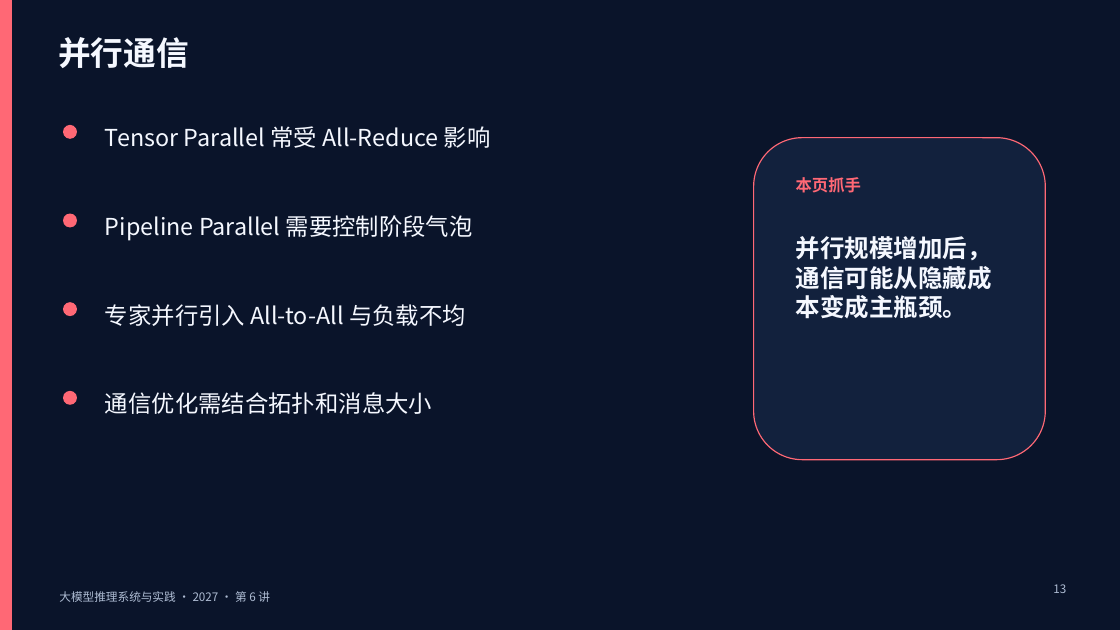
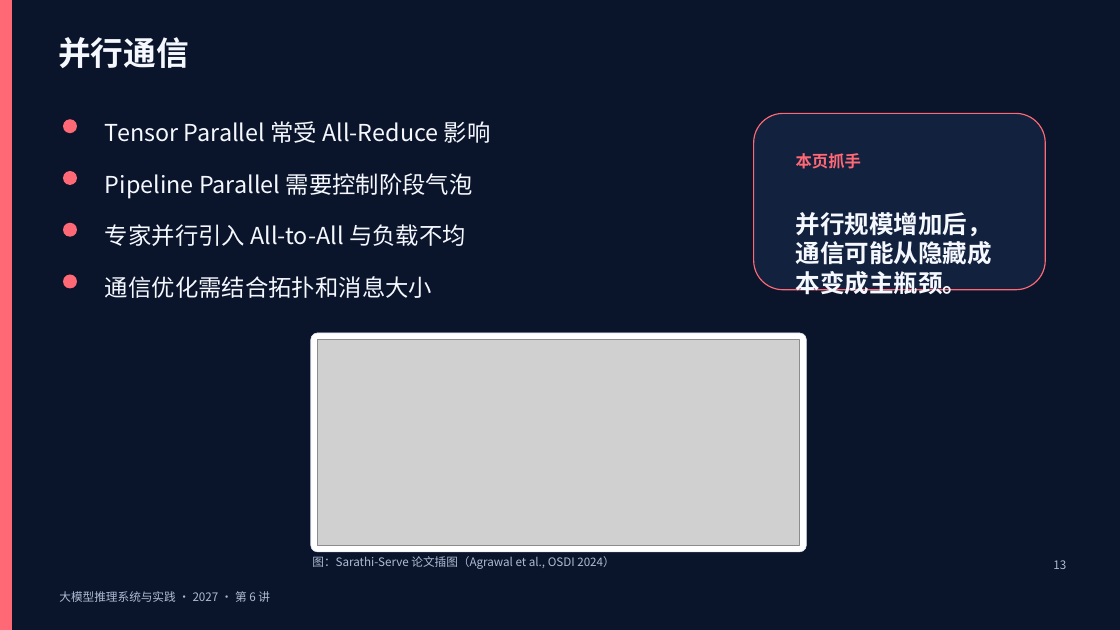
Before and after one commit to vLLM-HUST/intro-to-llm-inference-engines, a slide deck: slide 13 of build/slides/2027/lectures-8-pptx/第06讲_执行优化与异构平台适配.pptx. Drawn at 1120x630 pixels with LibreOffice and Linux fonts; fonts in the diff are those of the drawing; grey boxes stand for pictures. Boxes give left, top, right and bottom in pixels: in the first picture for what was removed or moved away, otherwise in the second. Text is boxed around its words. In the diff, an @@ line names an element or a change of style, - is before the commit and + after.

```diff
--- a/build/slides/2027/lectures-8-pptx/第06讲_执行优化与异构平台适配.pptx
+++ b/build/slides/2027/lectures-8-pptx/第06讲_执行优化与异构平台适配.pptx
@@ ellipse: place and size @@
-ellipse at (63,125,77,139)
+ellipse at (63,119,77,134)
@@ text "Tensor Parallel 常受 All-Reduce 影响": place and size @@
-text "Tensor Parallel 常受 All-Reduce 影响" at (105,126,491,148)
+text "Tensor Parallel 常受 All-Reduce 影响" at (105,121,491,143)
@@ rounded rectangle: place and size @@
-rounded rectangle at (754,138,1045,460)
+rounded rectangle at (754,113,1045,290)
@@ ellipse: place and size @@
-ellipse at (63,213,77,228)
+ellipse at (63,171,77,186)
@@ text "Pipeline Parallel 需要控制阶段气泡": place and size @@
-text "Pipeline Parallel 需要控制阶段气泡" at (105,215,473,241)
+text "Pipeline Parallel 需要控制阶段气泡" at (105,173,473,199)
@@ ellipse: place and size @@
-ellipse at (63,302,77,317)
+ellipse at (63,223,77,237)
@@ text "专家并行引入 All-to-All 与负载不均": place and size @@
-text "专家并行引入 All-to-All 与负载不均" at (105,304,466,326)
+text "专家并行引入 All-to-All 与负载不均" at (105,224,466,246)
@@ text "通信优化需结合拓扑和消息大小": place and size @@
-text "通信优化需结合拓扑和消息大小" at (105,392,432,414)
+text "通信优化需结合拓扑和消息大小" at (105,276,432,298)
@@ ellipse: place and size @@
-ellipse at (63,391,77,405)
+ellipse at (63,275,77,289)
@@ rounded rectangle added at (311,333,807,552), fill #FFFFFF, outline #DDE3EE 0.5 pt @@
@@ picture added at (318,339,800,545) @@
@@ text added at (312,556,614,569), 10 pt, text #AEBCD3 @@
+图：Sarathi-Serve 论文插图（Agrawal et al., OSDI 2024）
@@ 3 texts, 1 rectangle: place and size @@
-3 texts, 1 rectangle at (796,177,1075,609)
+3 texts, 1 rectangle at (796,153,1075,585)
```
Also in this commit, not shown: 4 other slides changed, 5 other files.
